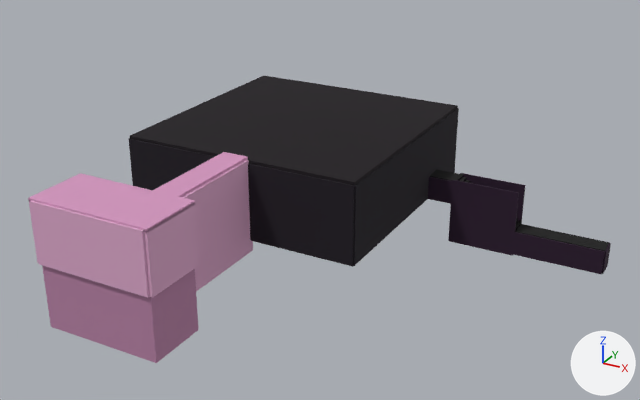
One commit to the glTF model world/club/club.glb: the scene before it, then after it.
Both versions are drawn from a 50 mm camera at (56.6, -97.8, 48.2) aimed at (10.1, -13.3, 6.0). The axes (+X, +Y, +Z) are drawn at lower right. The lights are the same throughout. The first picture is the older version. Where no turn or scale is listed for an object, it has been applied to the vertices. Vertices at exactly the same position are counted once.
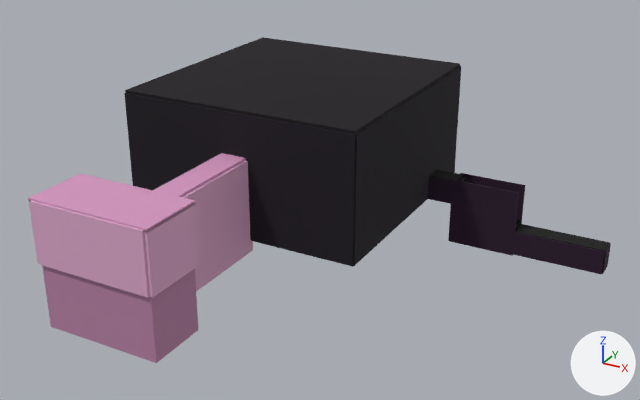
Pixel boxes [x1, y1, x2, y2] of what changed, in the pictures (640 x 400 px; the box of a moved part takes in the faces that stretch with it):
```json
{"object": "Mesh_0", "change": "reshaped", "before": [28, 76, 611, 363], "after": [28, 37, 611, 363]}
{"part": 1, "of": "me_mesh_0", "change": "moved or reshaped", "before": [130, 76, 458, 186], "after": [125, 37, 460, 134]}
{"part": 2, "of": "me_mesh_0", "change": "built on", "before": [129, 108, 459, 266], "after": [124, 66, 461, 266]}
```

Scene script edits in JSON lines:
```json
{"block": "me_mesh_0", "where": "# used by ob_mesh_0; location = (-16.2, 16.2, -5.6)"}
{"op": "remove", "block": "me_mesh_0", "code": "me_mesh_0.from_pydata(...)  # 23855 vertices, 44298 faces; spans x 0.0..56.4, y -57.6..0.0, z 0.0..18.8"}
{"op": "add", "block": "me_mesh_0", "code": "me_mesh_0.from_pydata(...)  # 24585 vertices, 45996 faces; spans x 0.0..56.4, y -57.6..0.0, z 0.0..22.0"}
{"block": "me_mesh_0", "change": "me_mesh_0 part 1: the loose piece of 8 vertices spanning x 0.2..32.2, y -32.2..-0.2, z 15.6..16.0 is moved by (0.0, 0.0, 6.0)"}
{"block": "me_mesh_0", "change": "me_mesh_0 part 2: 8 vertices moved within x 0.4..31.6, y -23.5..-12.2, z 11.2..13.3; 219 vertices removed from x 0.0..32.4, y -32.4..0.0, z 11.7..15.6; 9205 vertices added at x 0.0..32.4, y -32.4..0.0, z 5.6..21.6"}
{"block": "me_mesh_0", "change": "other edits to the shape of me_mesh_0 do not show in these pictures"}
```
